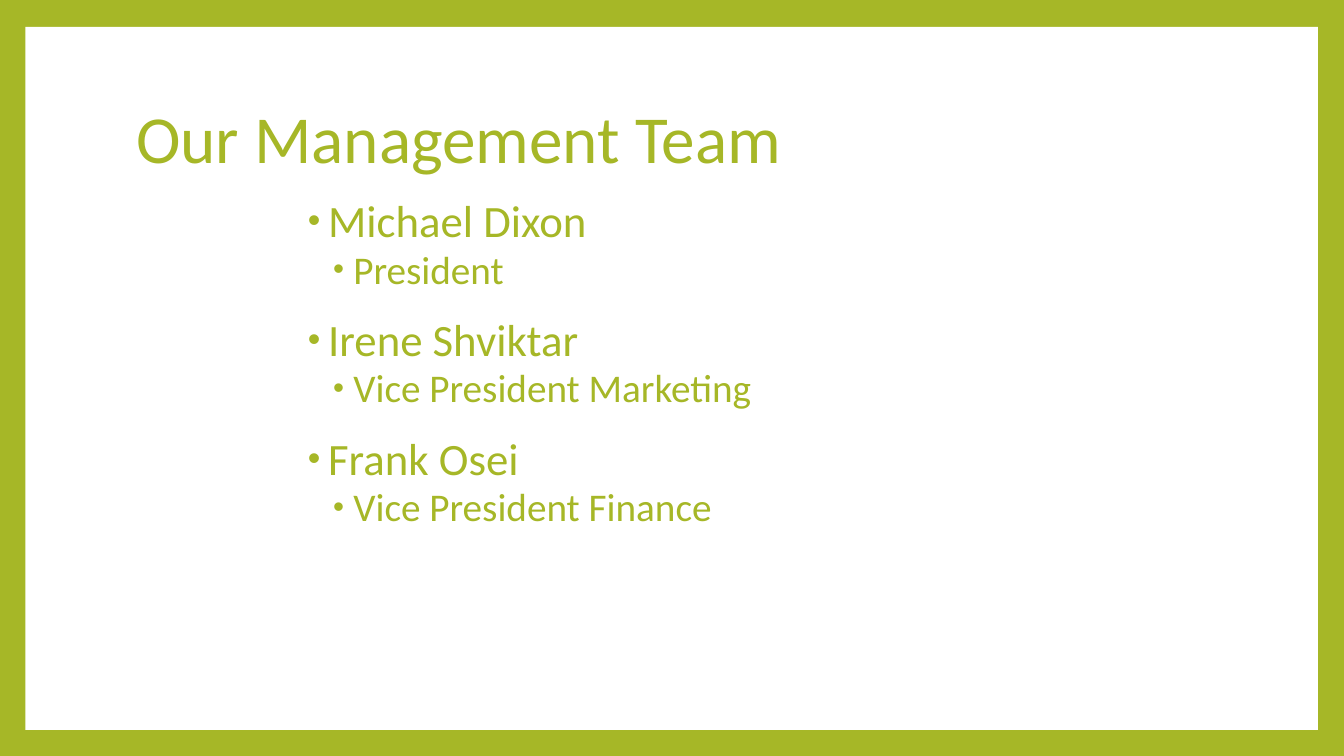
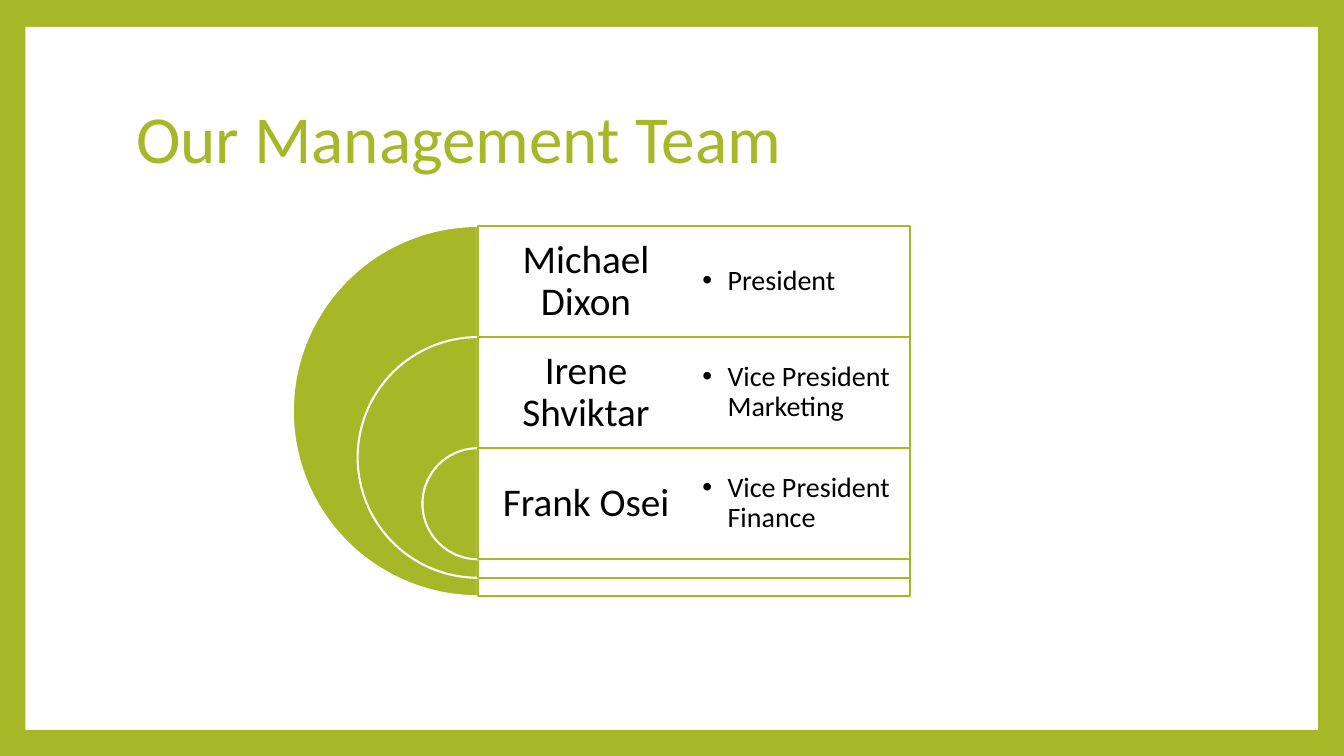
Before and after one commit to Tometri/ProjectPortfolio, a slide deck: slide 2 of school/MGCCC-Spring2026/CSC1123-ComputerApplications/ModuleFifteen/M15ProjectOne/Weaver_i01A_Sales_Presentation.pptx. Drawn at 1344x756 pixels with LibreOffice and Linux fonts; fonts in the diff are those of the drawing. Boxes give left, top, right and bottom in pixels: in the first picture for what was removed or moved away, otherwise in the second. Text is boxed around its words. In the diff, an @@ line names an element or a change of style, - is before the commit and + after.

```diff
--- a/school/MGCCC-Spring2026/CSC1123-ComputerApplications/ModuleFifteen/M15ProjectOne/Weaver_i01A_Sales_Presentation.pptx
+++ b/school/MGCCC-Spring2026/CSC1123-ComputerApplications/ModuleFifteen/M15ProjectOne/Weaver_i01A_Sales_Presentation.pptx
@@ text removed at [328, 206, 751, 522] @@
-• Michael Dixon
-  • President
-• Irene Shviktar
-  • Vice President Marketing
-• Frank Osei
-  • Vice President Finance
@@ group added at [293, 226, 910, 596]: 6 texts, 3 pie slice (boxed as its full ellipse)s, 3 rectangles @@
+Michael Dixon
+Irene Shviktar
+Frank Osei
+  • President
+  • Vice President Marketing
+  • Vice President Finance
```
Also in this commit, not shown: 4 slides added, 9 other files.
